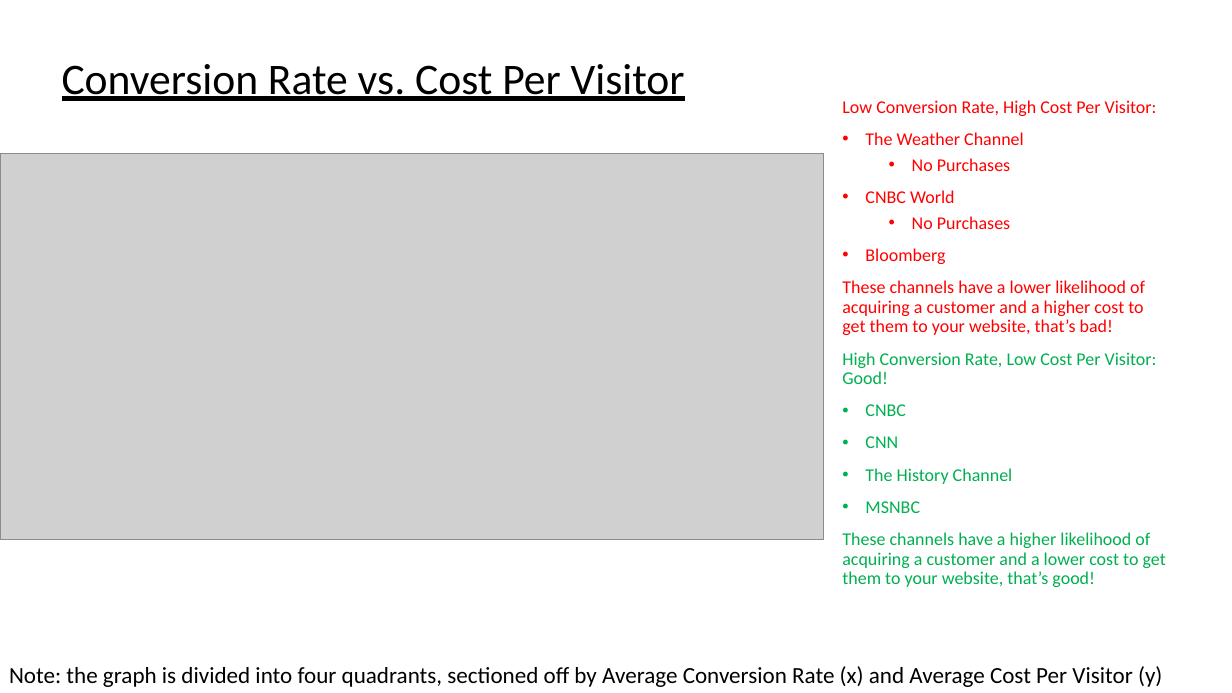
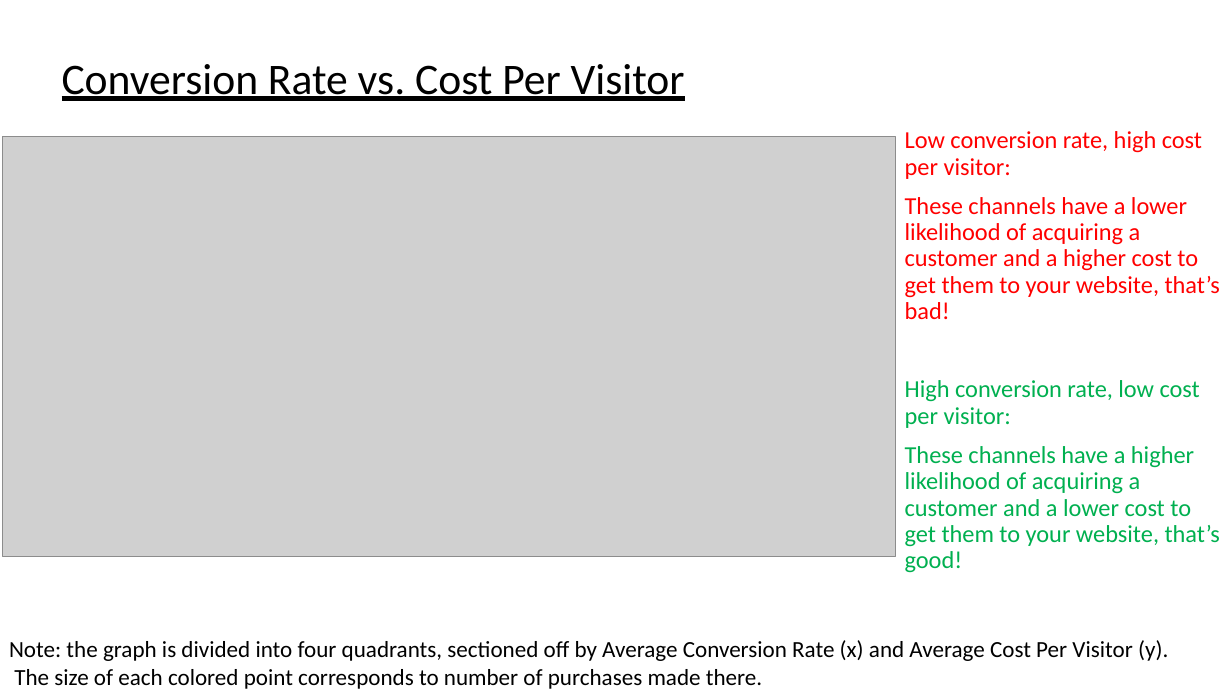
Before and after one commit to papir805/telepulse_ad_campaign_report, a slide deck: slide 15 of companyxyz_presentation copy.pptx. Drawn at 1232x693 pixels with LibreOffice and Linux fonts; fonts in the diff are those of the drawing; grey boxes stand for pictures. Boxes give left, top, right and bottom in pixels: in the first picture for what was removed or moved away, otherwise in the second. Text is boxed around its words. In the diff, an @@ line names an element or a change of style, - is before the commit and + after.

```diff
--- a/companyxyz_presentation copy.pptx
+++ b/companyxyz_presentation copy.pptx
@@ picture: place and size @@
-picture at box(0, 153, 823, 541)
+picture at box(2, 137, 896, 556)
@@ text "Low conversion rate, high cost ...": place and size @@
-text "Low conversion rate, high cost ..." at box(842, 100, 1166, 587)
+text "Low conversion rate, high cost ..." at box(905, 131, 1220, 573)
@@ text at box(905, 131, 1202, 179): text changed; size 14 to 19 pt @@
-Low Conversion Rate, High Cost Per Visitor:
-• The Weather Channel
-  • No Purchases
-• CNBC World
-  • No Purchases
-• Bloomberg
+Low conversion rate, high cost per visitor:
@@ text at box(905, 197, 1220, 573): size 14 to 19 pt in "These channels have a lower likelihood of ...", "These channels have a higher likelihood of ..." @@
@@ text at box(905, 380, 1200, 428): text changed; size 14 to 19 pt @@
-High Conversion Rate, Low Cost Per Visitor: Good!
-• CNBC
-• CNN
-• The History Channel
-• MSNBC
+High conversion rate, low cost per visitor:
@@ text at box(9, 640, 1168, 689): text changed @@
-Note: the graph is divided into four quadrants, sectioned off by Average Conversion Rate (x) and Average Cost Per Visitor (y)
+Note: the graph is divided into four quadrants, sectioned off by Average Conversion Rate (x) and Average Cost Per Visitor (y).
+The size of each colored point corresponds to number of purchases made there.
```
Also in this commit, not shown: 15 other slides changed, 4 other files.
